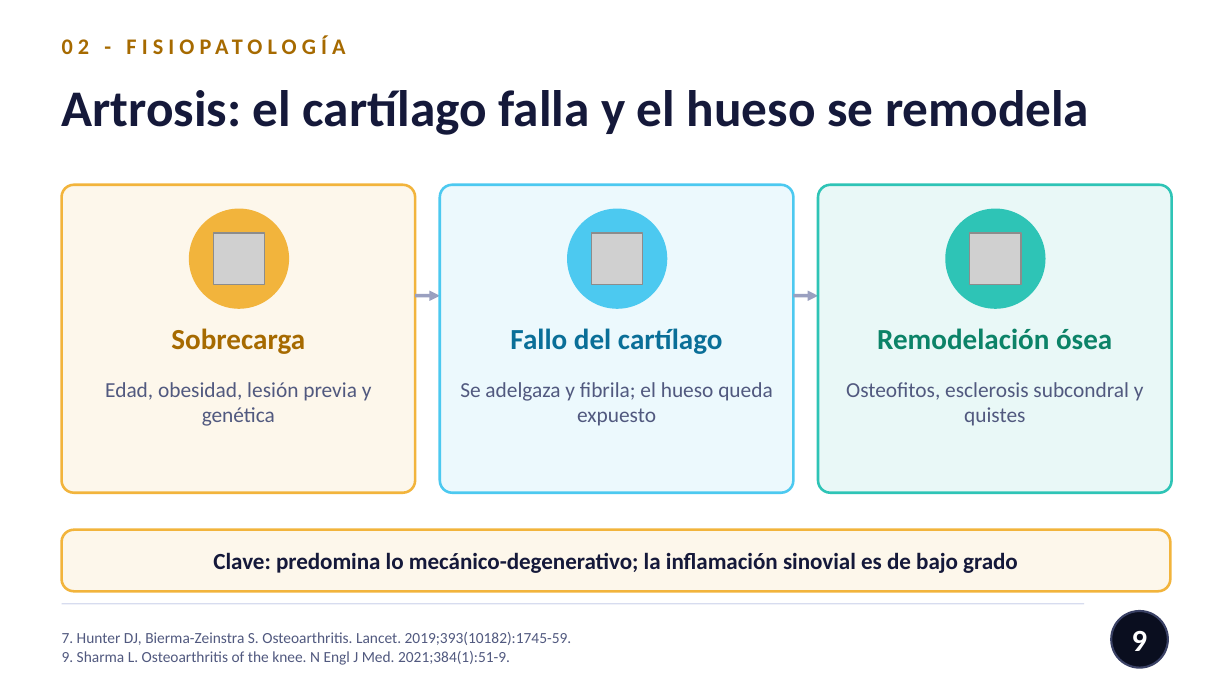
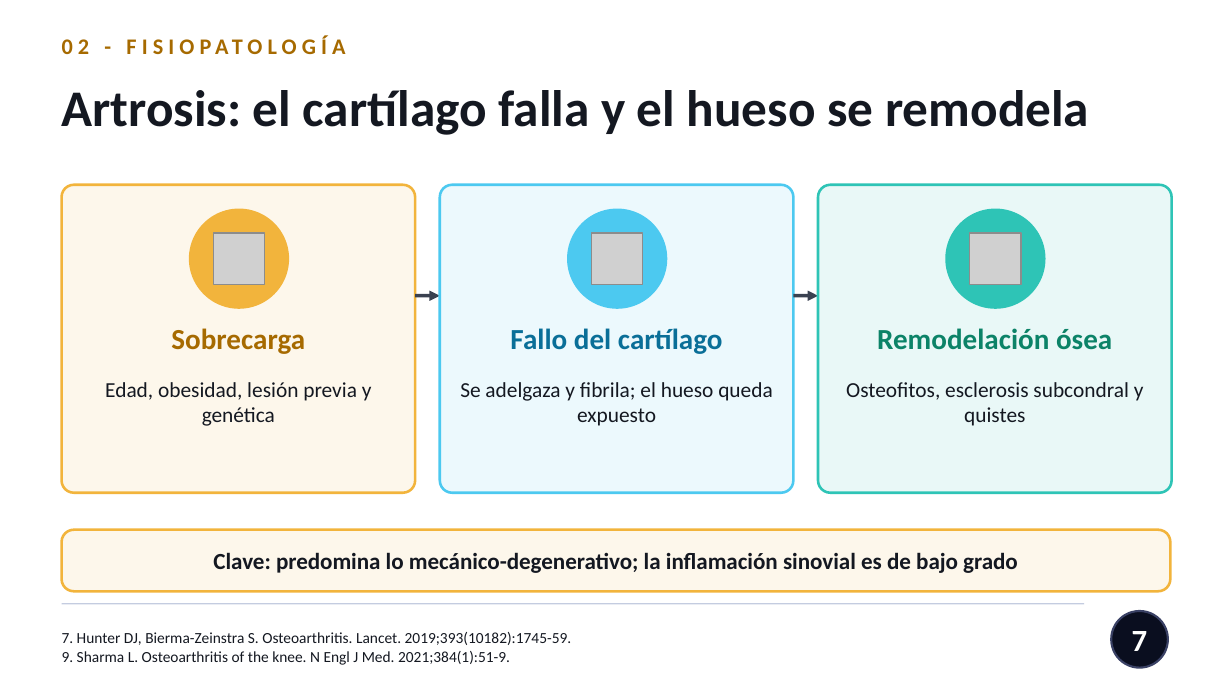
Before and after one commit to nestor120512/nes, a slide deck: slide 7 of Dx_AR_vs_artrosis.pptx (slide 9 before the commit). Drawn at 1232x693 pixels with LibreOffice and Linux fonts; fonts in the diff are those of the drawing; grey boxes stand for pictures. Boxes give left, top, right and bottom in pixels: in the first picture for what was removed or moved away, otherwise in the second. Text is boxed around its words. In the diff, an @@ line names an element or a change of style, - is before the commit and + after.

```diff
--- a/Dx_AR_vs_artrosis.pptx
+++ b/Dx_AR_vs_artrosis.pptx
@@ text "Artrosis: el cartílago falla y ..." at bbox=[62, 90, 1089, 135]: text colour #15193A to #141821 @@
@@ arrow (415, 296) - (440, 296): stroke #9AA0C0 2 pt to #3A4150 2 pt @@
@@ arrow (793, 296) - (818, 296): stroke #9AA0C0 2 pt to #3A4150 2 pt @@
@@ text colour #51597F to #141821 in 4 elements at bbox=[62, 632, 572, 665], bbox=[105, 382, 372, 426], bbox=[460, 382, 773, 426], bbox=[846, 382, 1144, 426] @@
@@ text "Clave: predomina lo mecánico-degenerativo; la ..." at bbox=[213, 552, 1018, 573]: text colour #15193A to #141821 @@
@@ line (62, 604) - (1084, 604): stroke #D7DCEF 0.75 pt to #C4CCE0 0.75 pt @@
@@ page number at bbox=[1132, 631, 1148, 651]: text changed @@
-9
+7
```
Also in this commit, not shown: 28 other slides changed, 3 slides added, 8 slides removed.
